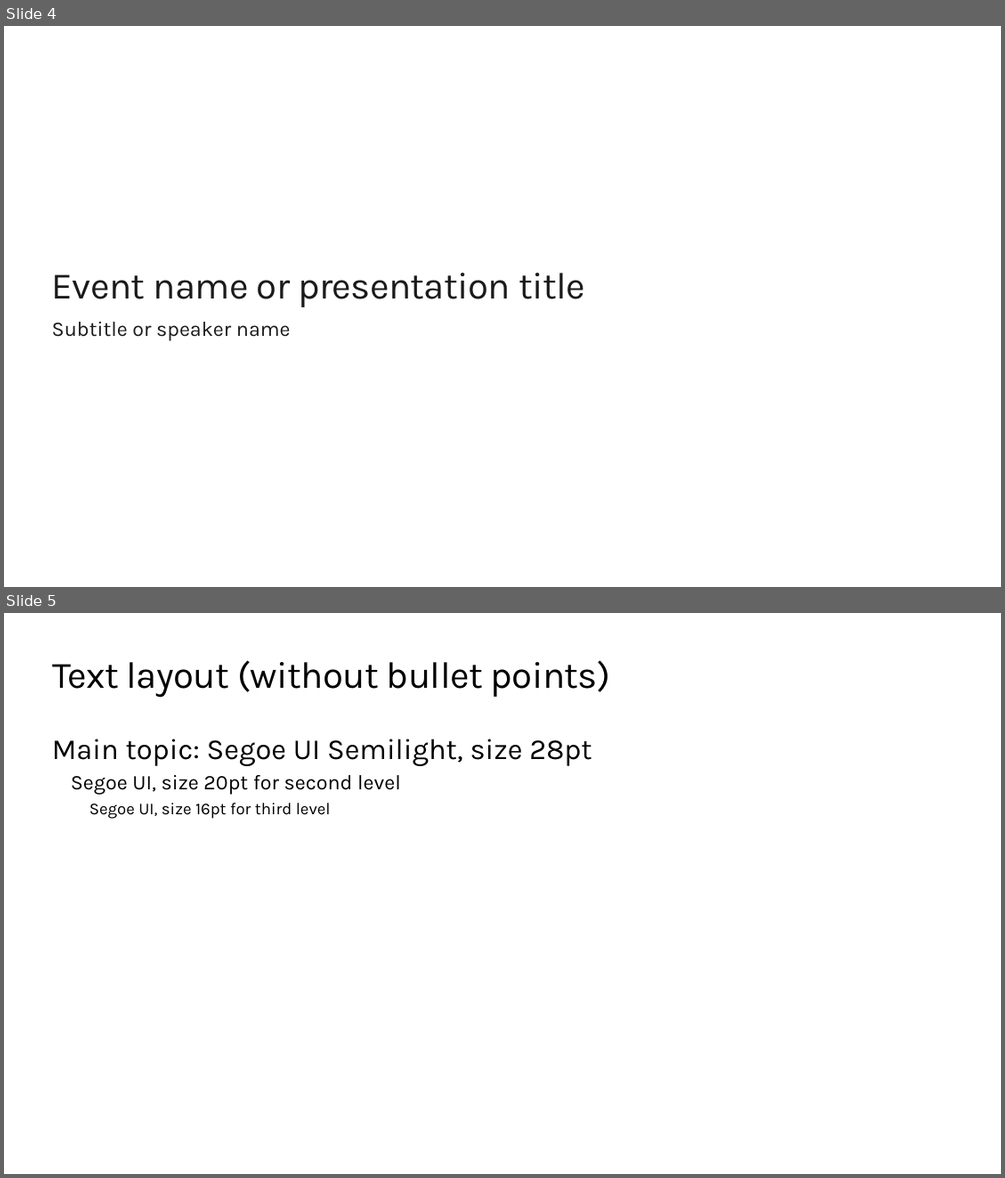
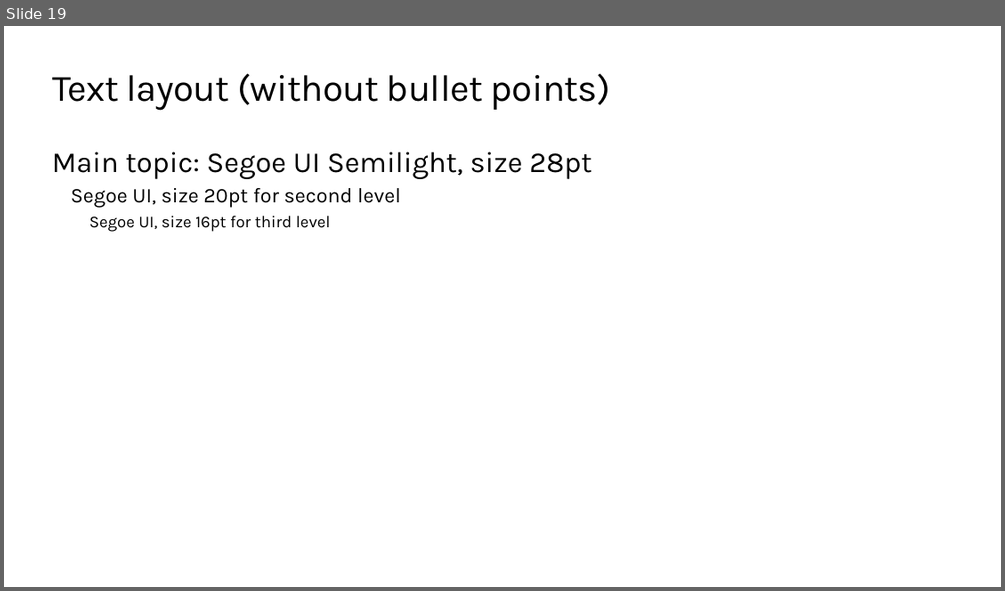
Before and after one commit to skalahonza/VACD2020, a slide deck: slides/Presentation.pptx. Shown one above the other, each under a label of ours: slides 4 and 5 before the commit, slide 19 after it. The pictures are 1005x1178 and 1005x591 pixels, drawn with LibreOffice and Linux fonts; fonts in the diff are those of the drawing; background and template pictures are left out. Boxes give left, top, right and bottom in pixels: in the first picture for what was removed or moved away, otherwise in the second. Text is boxed around its words. In the diff, an @@ line names an element or a change of style, - is before the commit and + after.

```diff
--- a/slides/Presentation.pptx
+++ b/slides/Presentation.pptx
@@ slide 4 removed at [4, 26, 1001, 587], background #FFFFFF @@
@@ title removed at [52, 273, 585, 307] @@
-Event name or presentation title
@@ text removed at [52, 321, 291, 341] @@
-Subtitle or speaker name
@@ what was slide 5 is now slide 19 @@
```
Also in this commit, not shown: 1 slide changed, 17 slides added, 4 other slides removed, 20 other files.
